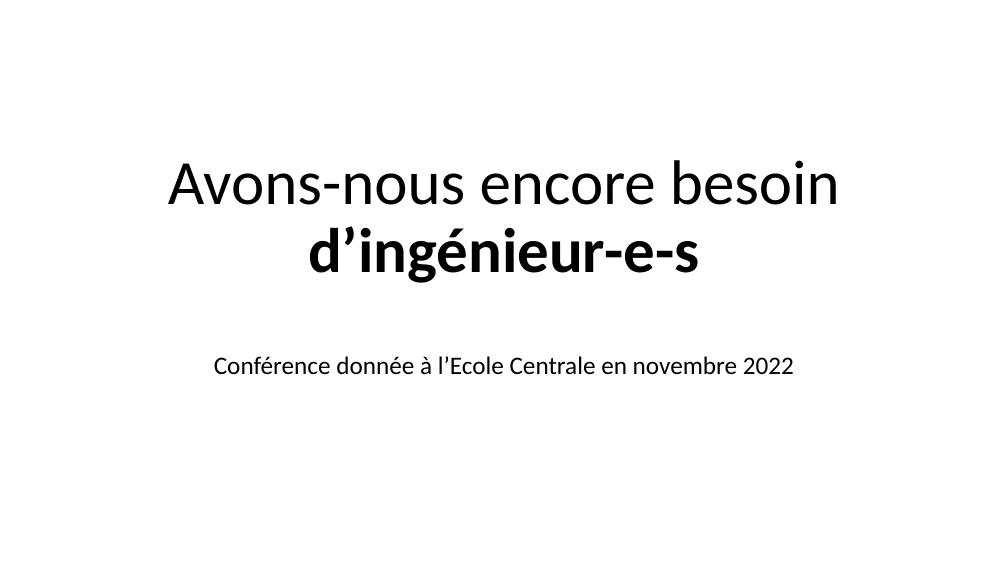
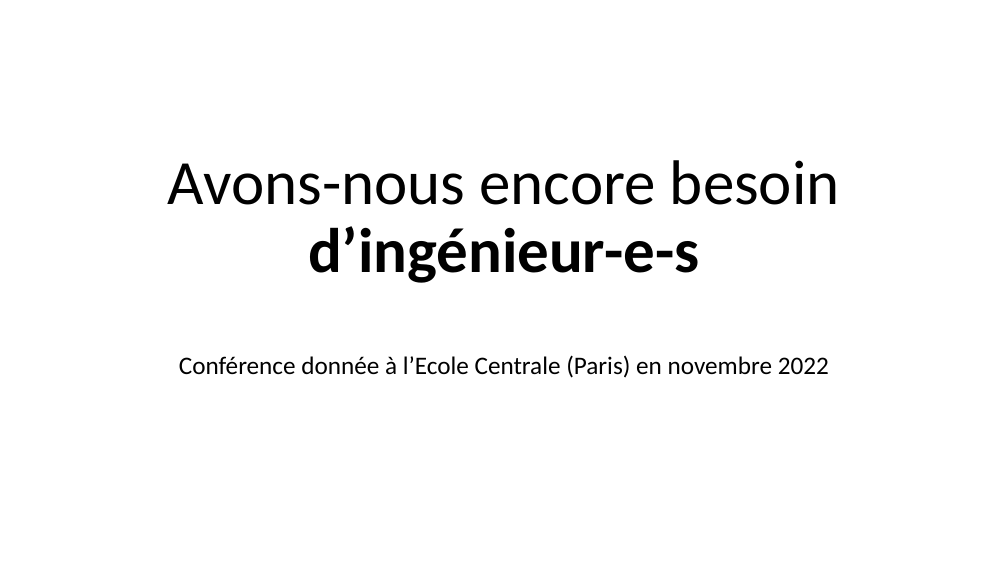
Before and after one commit to HEIGVD-Experience/docs, a slide deck: slide 1 of S4/EXP/files/pres_aurelienbarrau_5min.pptx. Drawn at 1008x567 pixels with LibreOffice and Linux fonts; fonts in the diff are those of the drawing. Boxes give left, top, right and bottom in pixels: in the first picture for what was removed or moved away, otherwise in the second. Text is boxed around its words. In the diff, an @@ line names an element or a change of style, - is before the commit and + after.

```diff
--- a/S4/EXP/files/pres_aurelienbarrau_5min.pptx
+++ b/S4/EXP/files/pres_aurelienbarrau_5min.pptx
@@ subtitle at (179,355,829,378): text changed @@
-Conférence donnée à l’Ecole Centrale en novembre 2022
+Conférence donnée à l’Ecole Centrale (Paris) en novembre 2022
```
Also in this commit, not shown: 10 other files.
